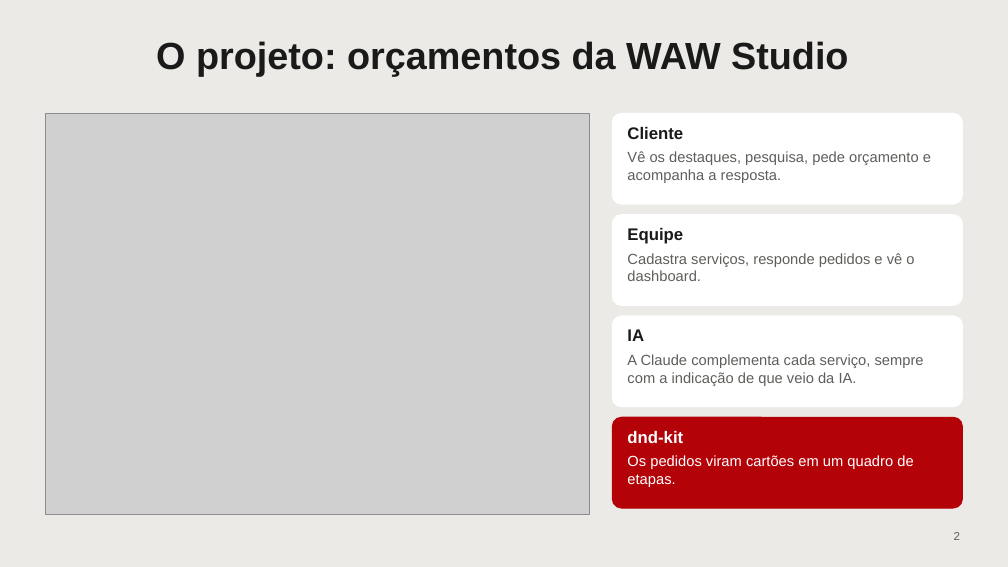
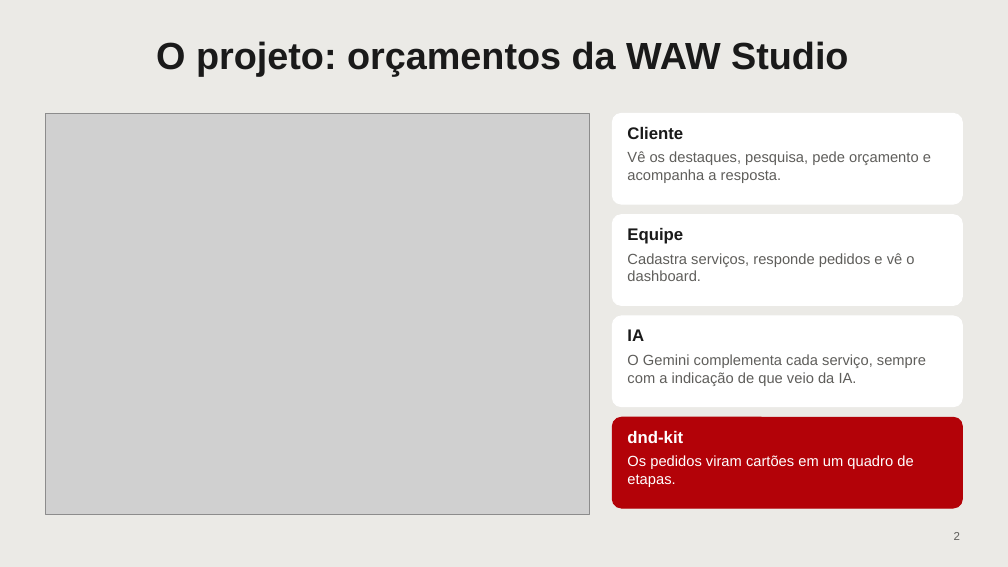
Before and after one commit to walsinaw/trabalho-fullstack, a slide deck: slide 2 of apresentacao/dnd-kit-waw-orcamentos.pptx. Drawn at 1008x567 pixels with LibreOffice and Linux fonts; fonts in the diff are those of the drawing; grey boxes stand for pictures. Boxes give left, top, right and bottom in pixels: in the first picture for what was removed or moved away, otherwise in the second. Text is boxed around its words. In the diff, an @@ line names an element or a change of style, - is before the commit and + after.

```diff
--- a/apresentacao/dnd-kit-waw-orcamentos.pptx
+++ b/apresentacao/dnd-kit-waw-orcamentos.pptx
@@ text at (627,354,926,386): text changed @@
-A Claude complementa cada serviço, sempre com a indicação de que veio da IA.
+O Gemini complementa cada serviço, sempre com a indicação de que veio da IA.
```
Also in this commit, not shown: 9 other files.
